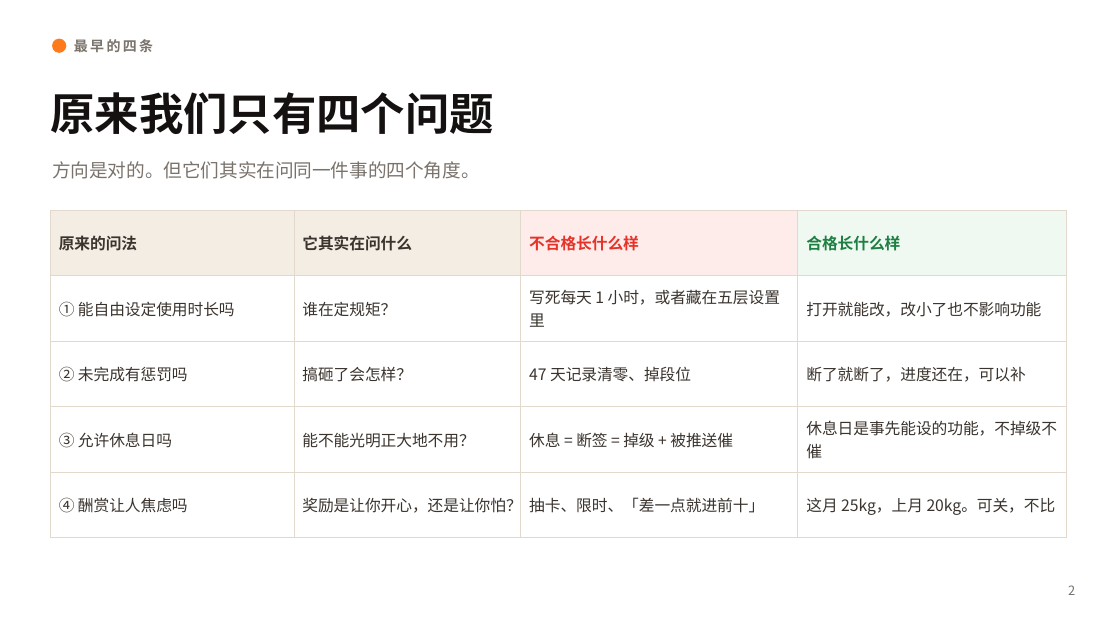
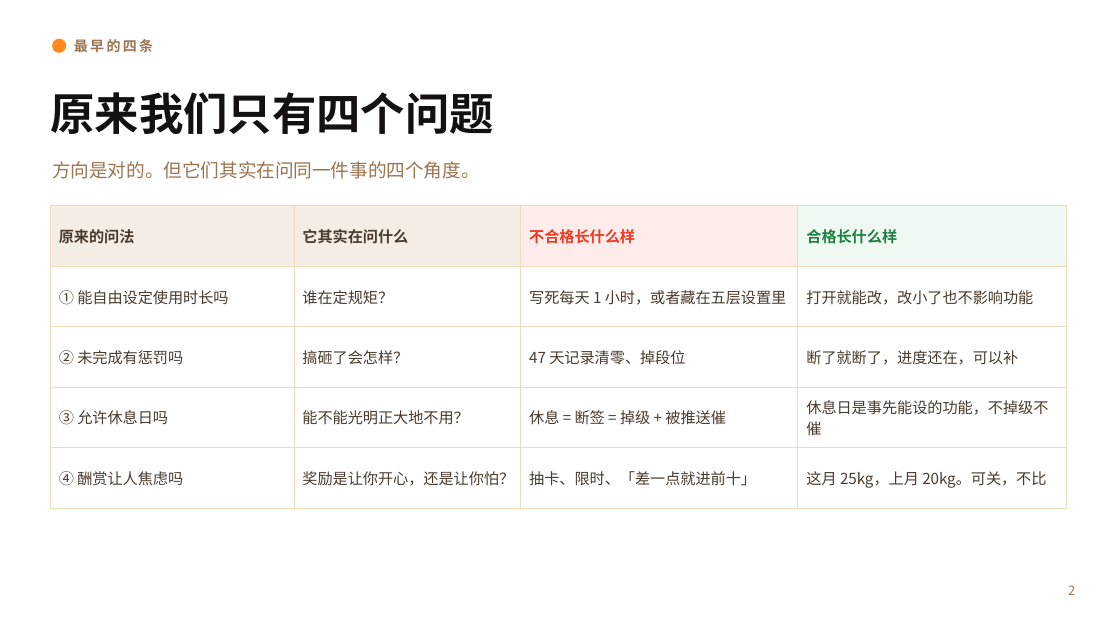
Before and after one commit to 1739467001-svg/Teenager-Guide, a slide deck: slide 4 of 上瘾自律/课件/上瘾自律_弹性尺专题课件.pptx. Drawn at 1120x630 pixels with LibreOffice and Linux fonts; fonts in the diff are those of the drawing; background and template pictures are left out. Boxes give left, top, right and bottom in pixels: in the first picture for what was removed or moved away, otherwise in the second. Text is boxed around its words. In the diff, an @@ line names an element or a change of style, - is before the commit and + after.

```diff
--- a/上瘾自律/课件/上瘾自律_弹性尺专题课件.pptx
+++ b/上瘾自律/课件/上瘾自律_弹性尺专题课件.pptx
@@ ellipse at box(52, 39, 66, 53): fill #FF7A1A to #FF8A1E @@
@@ table at box(50, 206, 1067, 492) @@
@@ size 13.5 to 13 pt, text colour #3A332E to #4A3B2C @@
@@ text colour #E63329 to #F03A21 in "不合格长什么样" @@
@@ borders changed @@
@@ table: place and size @@
-table at box(50, 210, 1067, 520)
+table at box(50, 206, 1067, 492)
@@ text colour #7A736C to #9A7550 in 3 elements at box(74, 39, 153, 53), box(52, 161, 480, 179), box(1068, 585, 1075, 595) @@
```
Also in this commit, not shown: 16 other slides changed, 8 other files.
